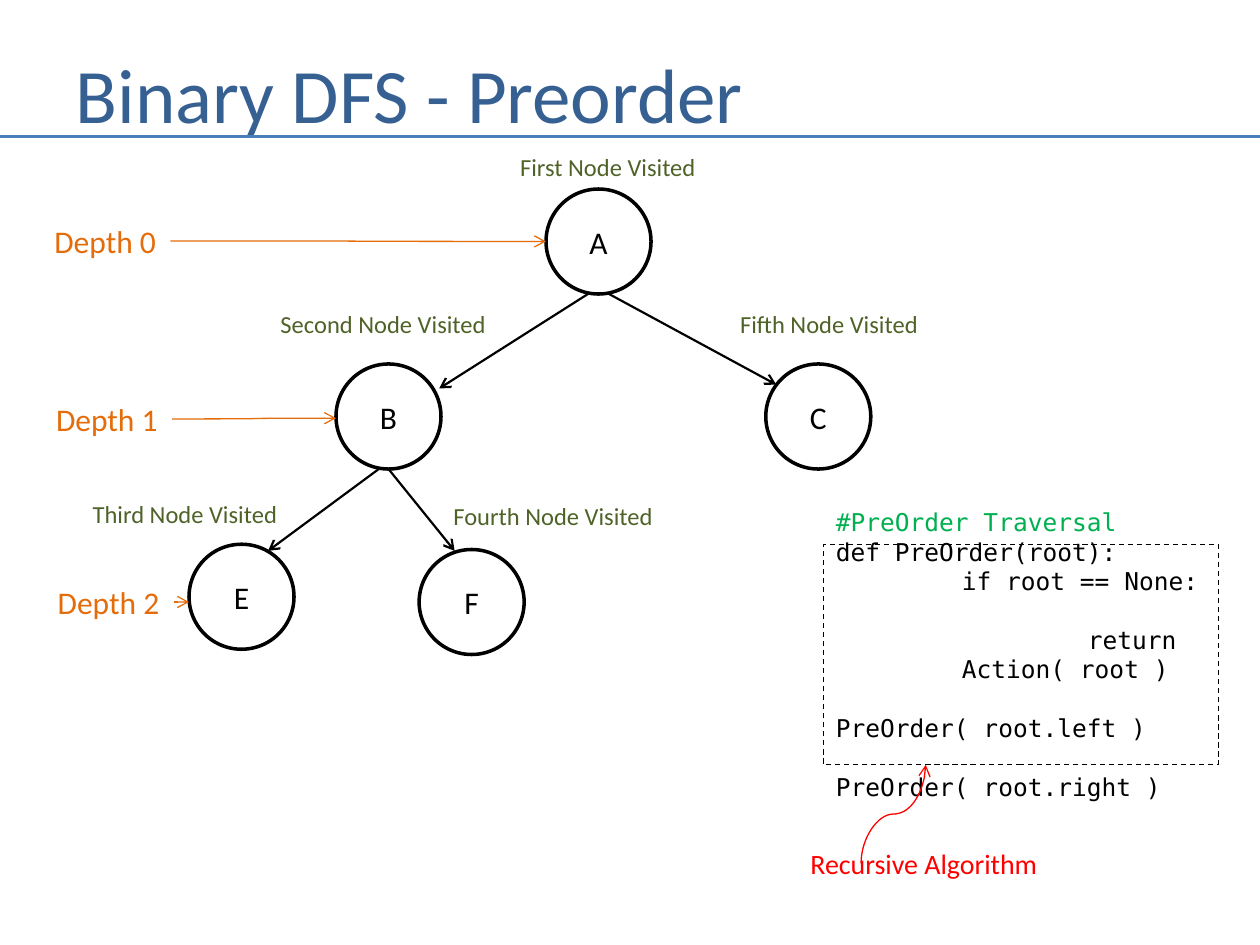
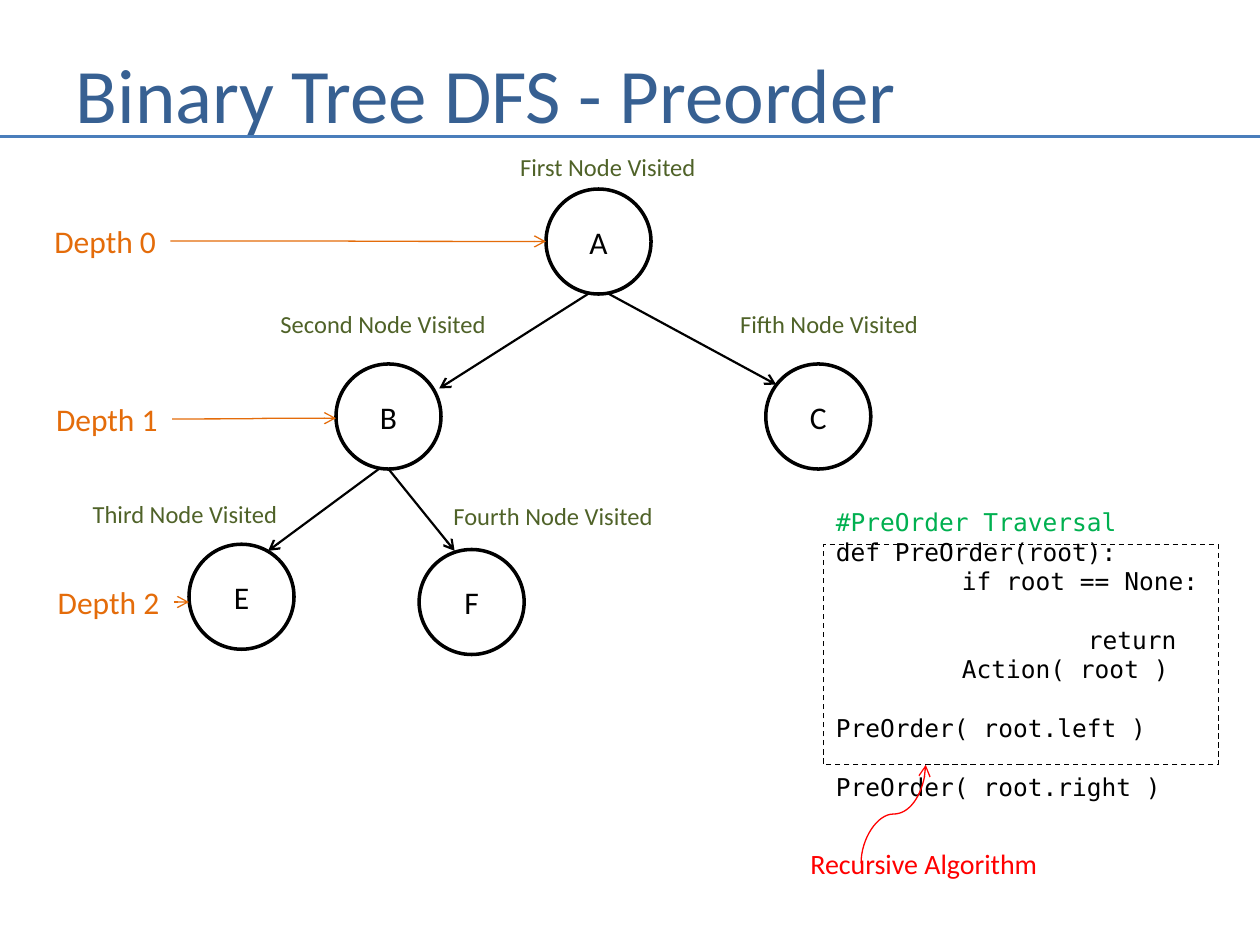
Before and after one commit to andrewferlitsch/Portland-Data-Science-Group, a slide deck: slide 12 of Presentations/AI - Graph Search.pptx. Drawn at 1260x945 pixels with LibreOffice and Linux fonts; fonts in the diff are those of the drawing. Boxes give left, top, right and bottom in pixels: in the first picture for what was removed or moved away, otherwise in the second. Text is boxed around its words. In the diff, an @@ line names an element or a change of style, - is before the commit and + after.

```diff
--- a/Presentations/AI - Graph Search.pptx
+++ b/Presentations/AI - Graph Search.pptx
@@ title at bbox=[76, 69, 896, 138]: text changed @@
-Binary DFS - Preorder
+Binary Tree DFS - Preorder
```
Also in this commit, not shown: 3 other slides changed, 1 other file.
